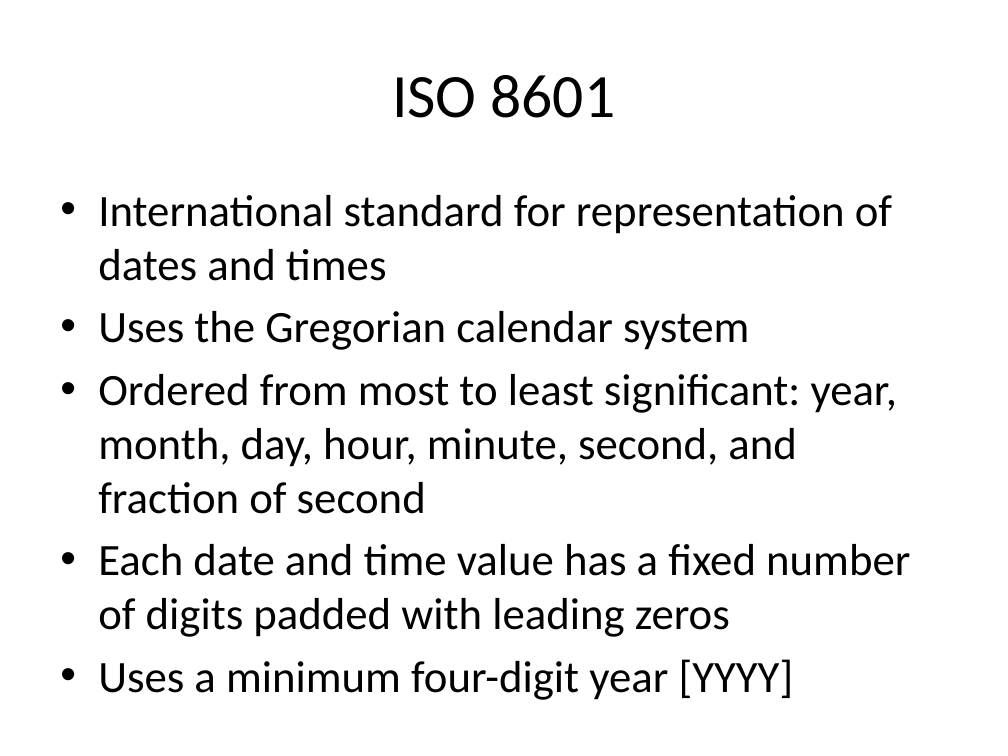
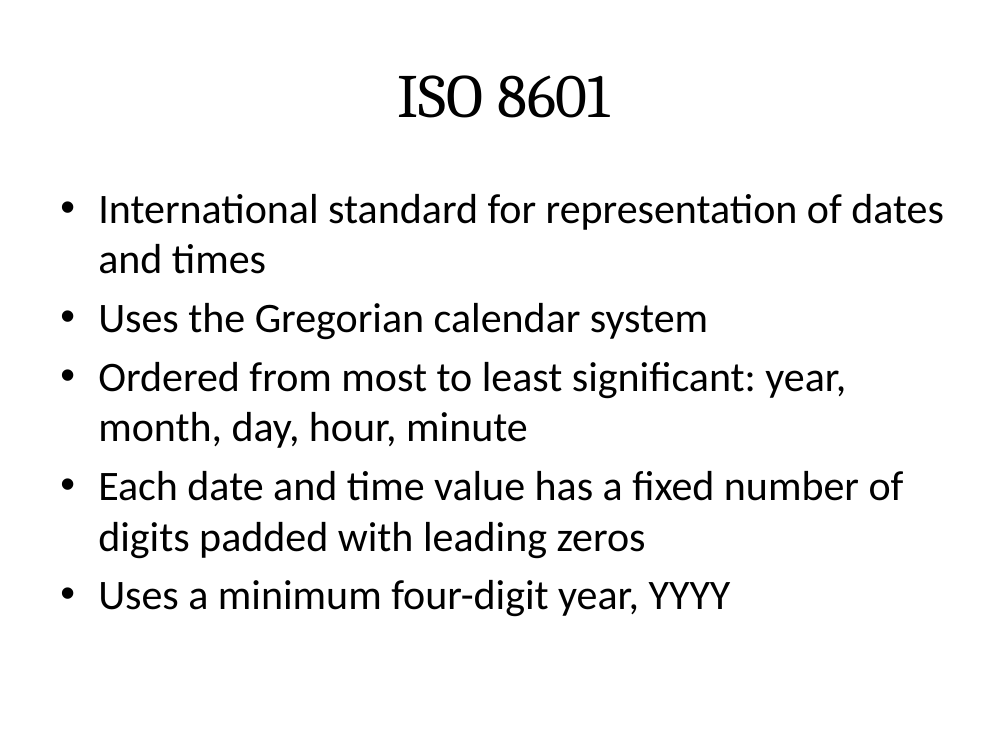
Before and after one commit to sualeh/make-a-date, a slide deck: slide 20 of Java 8 Date and Time API.pptx. Drawn at 1008x756 pixels with LibreOffice and Linux fonts; fonts in the diff are those of the drawing. Boxes give left, top, right and bottom in pixels: in the first picture for what was removed or moved away, otherwise in the second. Text is boxed around its words. In the diff, an @@ line names an element or a change of style, - is before the commit and + after.

```diff
--- a/Java 8 Date and Time API.pptx
+++ b/Java 8 Date and Time API.pptx
@@ title "ISO 8601" at [398, 75, 610, 118]: font Calibri to Cambria @@
@@ text at [98, 194, 944, 559]: size 32 to 30 pt in "International standard for representation of dates and ...", "Uses the Gregorian calendar system", "Each date and time value has a ..." @@
@@ text at [98, 362, 846, 448]: text changed; size 32 to 30 pt @@
-• Ordered from most to least significant: year, month, day, hour, minute, second, and fraction of second
+• Ordered from most to least significant: year, month, day, hour, minute
@@ text at [98, 580, 731, 617]: text changed; size 32 to 30 pt @@
-• Uses a minimum four-digit year [YYYY]
+• Uses a minimum four-digit year, YYYY
```
Also in this commit, not shown: 42 other slides changed.
